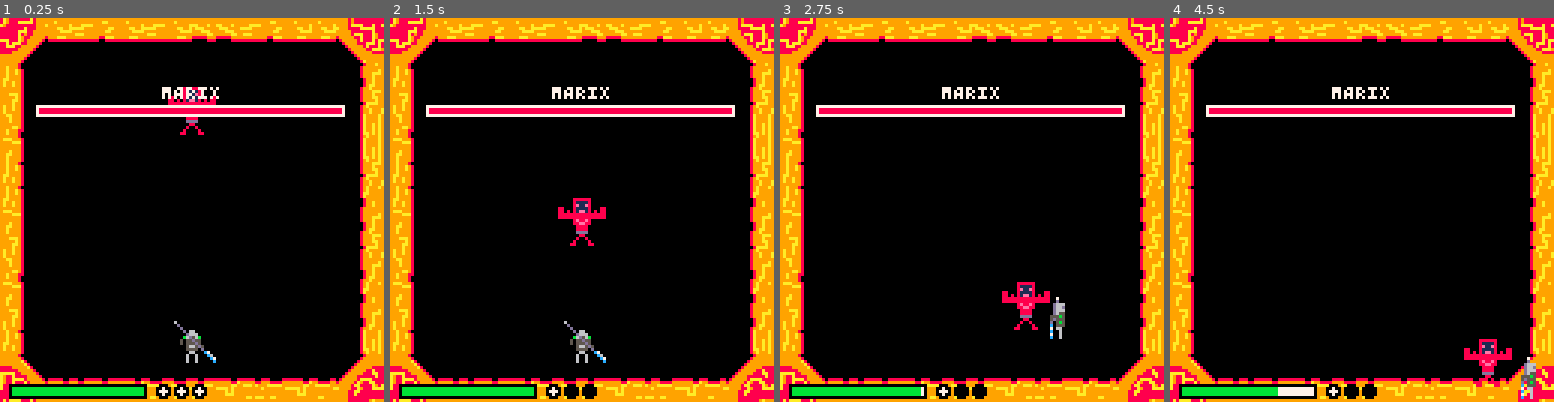
Above: before the commit, frames 1-4 (left to right).
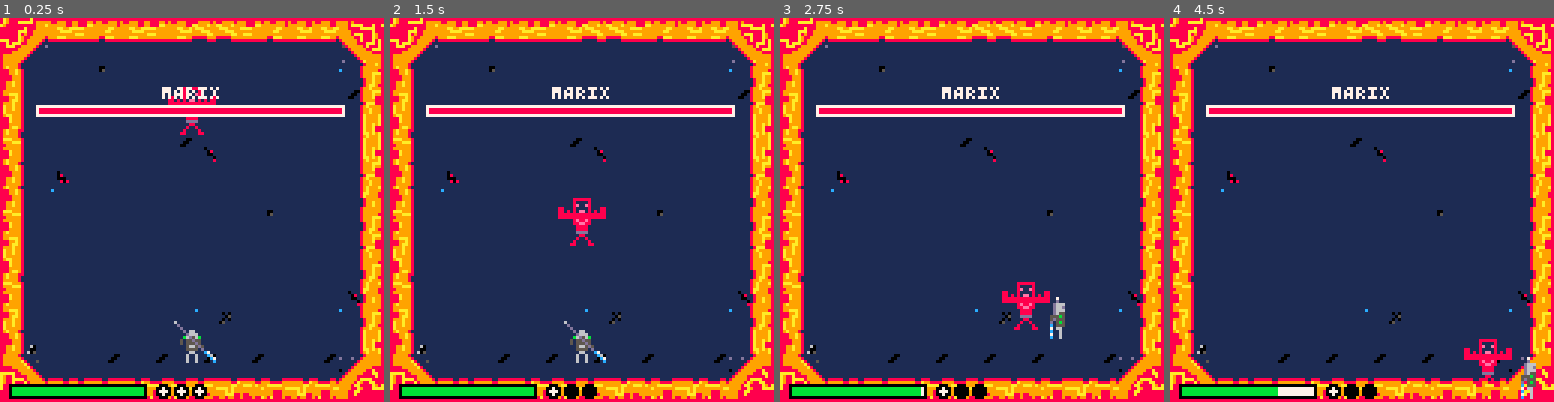
Above: after the commit, the same moments.

Repository: multikorv/pico8-godbusters
Game: PICO-8 cartridge godbusters.p8
Same seed, same stepped clock (60 frames per second), same inputs: the game is played once before the commit and once after it.
Inputs:
- Up to frame 1 (0.25 s): no input
- Up to frame 2 (1.5 s): tap X (X key) at 0.33, 1.07 s; tap O (Z key) at 0.7 s
- Up to frame 3 (2.75 s): hold Right 1.6-2.1 s; tap O (Z key) at 1.7, 2.1, 2.5 s; tap X (X key) at 1.85 s; hold Up 2.15-2.42 s; hold Right from 2.47 s (still down)
- Up to frame 4 (4.5 s): tap O (Z key) every 0.4 s from 2.9 to 4.1 s; tap X (X key) at 2.97, 4.08 s; release Right at 3.03 s; hold Left 3.08-3.58 s; hold Down 3.63-3.97 s; hold Right from 4.02 s (still down)

The runs differ from the first frame. In frame 1, 77% of the frame differs, in the area x 0-100%, y 0-100%; in frame 2, 77%; in frame 3, 77%; in frame 4, 77%.

Commit message:
Update level

Diff:
--- a/godbusters.p8
+++ b/godbusters.p8
@@ -719,20 +719,20 @@
 
 __map__
 2e2f2629282629262727292826262c2d00000000000000000000000000000000000000000000000000000000000000000000000000000000000000000000000000000000000000000000000000000000000000000000000000000000000000000000000000000000000000000000000000000000000000000000000000000000
-3e3f0000000000000000000000003c3d00000000000000000000000000000000000000000000000000000000000000000000000000000000000000000000000000000000000000000000000000000000000000000000000000000000000000000000000000000000000000000000000000000000000000000000000000000000
-3a00000000000000000000000000000b00000000000000000000000000000000000000000000000000000000000000000000000000000000000000000000000000000000000000000000000000000000000000000000000000000000000000000000000000000000000000000000000000000000000000000000000000000000
-0a00000000000000000000000000001b00000000000000000000000000000000000000000000000000000000000000000000000000000000000000000000000000000000000000000000000000000000000000000000000000000000000000000000000000000000000000000000000000000000000000000000000000000000
-1a00000000000000000000000000002b00000000000000000000000000000000000000000000000000000000000000000000000000000000000000000000000000000000000000000000000000000000000000000000000000000000000000000000000000000000000000000000000000000000000000000000000000000000
-2a00000000000000000000000000002b00000000000000000000000000000000000000000000000000000000000000000000000000000000000000000000000000000000000000000000000000000000000000000000000000000000000000000000000000000000000000000000000000000000000000000000000000000000
-3a00000000000000000000000000001b00000000000000000000000000000000000000000000000000000000000000000000000000000000000000000000000000000000000000000000000000000000000000000000000000000000000000000000000000000000000000000000000000000000000000000000000000000000
-3a00000000000000000000000000003b00000000000000000000000000000000000000000000000000000000000000000000000000000000000000000000000000000000000000000000000000000000000000000000000000000000000000000000000000000000000000000000000000000000000000000000000000000000
-2a00000000000000000000000000000b00000000000000000000000000000000000000000000000000000000000000000000000000000000000000000000000000000000000000000000000000000000000000000000000000000000000000000000000000000000000000000000000000000000000000000000000000000000
-0a00000000000000000000000000001b00000000000000000000000000000000000000000000000000000000000000000000000000000000000000000000000000000000000000000000000000000000000000000000000000000000000000000000000000000000000000000000000000000000000000000000000000000000
-1a00000000000000000000000000000b00000000000000000000000000000000000000000000000000000000000000000000000000000000000000000000000000000000000000000000000000000000000000000000000000000000000000000000000000000000000000000000000000000000000000000000000000000000
-2a00000000000000000000000000003b00000000000000000000000000000000000000000000000000000000000000000000000000000000000000000000000000000000000000000000000000000000000000000000000000000000000000000000000000000000000000000000000000000000000000000000000000000000
-0a00000000000000000000000000000b00000000000000000000000000000000000000000000000000000000000000000000000000000000000000000000000000000000000000000000000000000000000000000000000000000000000000000000000000000000000000000000000000000000000000000000000000000000
-3a00000000000000000000000000002b00000000000000000000000000000000000000000000000000000000000000000000000000000000000000000000000000000000000000000000000000000000000000000000000000000000000000000000000000000000000000000000000000000000000000000000000000000000
-0e0f0000000000000000000000000c0d00000000000000000000000000000000000000000000000000000000000000000000000000000000000000000000000000000000000000000000000000000000000000000000000000000000000000000000000000000000000000000000000000000000000000000000000000000000
+3e3f1616161616161616161616163c3d00000000000000000000000000000000000000000000000000000000000000000000000000000000000000000000000000000000000000000000000000000000000000000000000000000000000000000000000000000000000000000000000000000000000000000000000000000000
+3a16161619161616161616161616070b00000000000000000000000000000000000000000000000000000000000000000000000000000000000000000000000000000000000000000000000000000000000000000000000000000000000000000000000000000000000000000000000000000000000000000000000000000000
+0a16161616161616161616161616171b00000000000000000000000000000000000000000000000000000000000000000000000000000000000000000000000000000000000000000000000000000000000000000000000000000000000000000000000000000000000000000000000000000000000000000000000000000000
+1a16161616161616161616161616162b00000000000000000000000000000000000000000000000000000000000000000000000000000000000000000000000000000000000000000000000000000000000000000000000000000000000000000000000000000000000000000000000000000000000000000000000000000000
+2a16161616161617081616161616162b00000000000000000000000000000000000000000000000000000000000000000000000000000000000000000000000000000000000000000000000000000000000000000000000000000000000000000000000000000000000000000000000000000000000000000000000000000000
+3a16181616161616161616161616161b00000000000000000000000000000000000000000000000000000000000000000000000000000000000000000000000000000000000000000000000000000000000000000000000000000000000000000000000000000000000000000000000000000000000000000000000000000000
+3a16071616161616161616161616163b00000000000000000000000000000000000000000000000000000000000000000000000000000000000000000000000000000000000000000000000000000000000000000000000000000000000000000000000000000000000000000000000000000000000000000000000000000000
+2a16161616161616161616191616160b00000000000000000000000000000000000000000000000000000000000000000000000000000000000000000000000000000000000000000000000000000000000000000000000000000000000000000000000000000000000000000000000000000000000000000000000000000000
+0a16161616161616161616161616161b00000000000000000000000000000000000000000000000000000000000000000000000000000000000000000000000000000000000000000000000000000000000000000000000000000000000000000000000000000000000000000000000000000000000000000000000000000000
+1a16161616161616161616161616160b00000000000000000000000000000000000000000000000000000000000000000000000000000000000000000000000000000000000000000000000000000000000000000000000000000000000000000000000000000000000000000000000000000000000000000000000000000000
+2a16161616161616161616161616083b00000000000000000000000000000000000000000000000000000000000000000000000000000000000000000000000000000000000000000000000000000000000000000000000000000000000000000000000000000000000000000000000000000000000000000000000000000000
+0a16161616161616070616161616070b00000000000000000000000000000000000000000000000000000000000000000000000000000000000000000000000000000000000000000000000000000000000000000000000000000000000000000000000000000000000000000000000000000000000000000000000000000000
+3a09161616161616161616161616162b00000000000000000000000000000000000000000000000000000000000000000000000000000000000000000000000000000000000000000000000000000000000000000000000000000000000000000000000000000000000000000000000000000000000000000000000000000000
+0e0f1616171617161716171616170c0d00000000000000000000000000000000000000000000000000000000000000000000000000000000000000000000000000000000000000000000000000000000000000000000000000000000000000000000000000000000000000000000000000000000000000000000000000000000
 1e1f3637373938383739363839381c1d00000000000000000000000000000000000000000000000000000000000000000000000000000000000000000000000000000000000000000000000000000000000000000000000000000000000000000000000000000000000000000000000000000000000000000000000000000000
 
 
Not shown, changed: 32 lines of the sprite sheet (__gfx__) section of godbusters.p8
